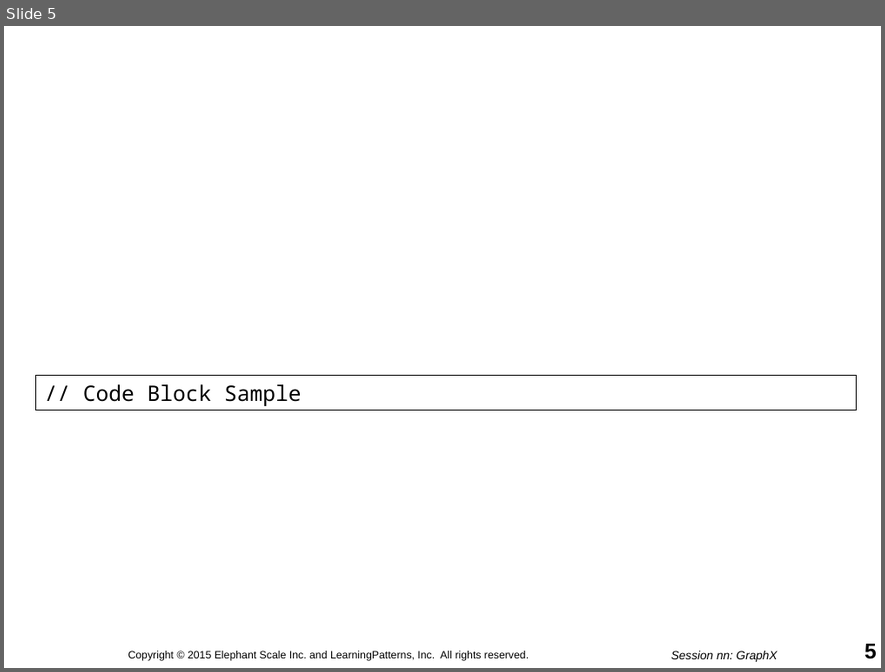
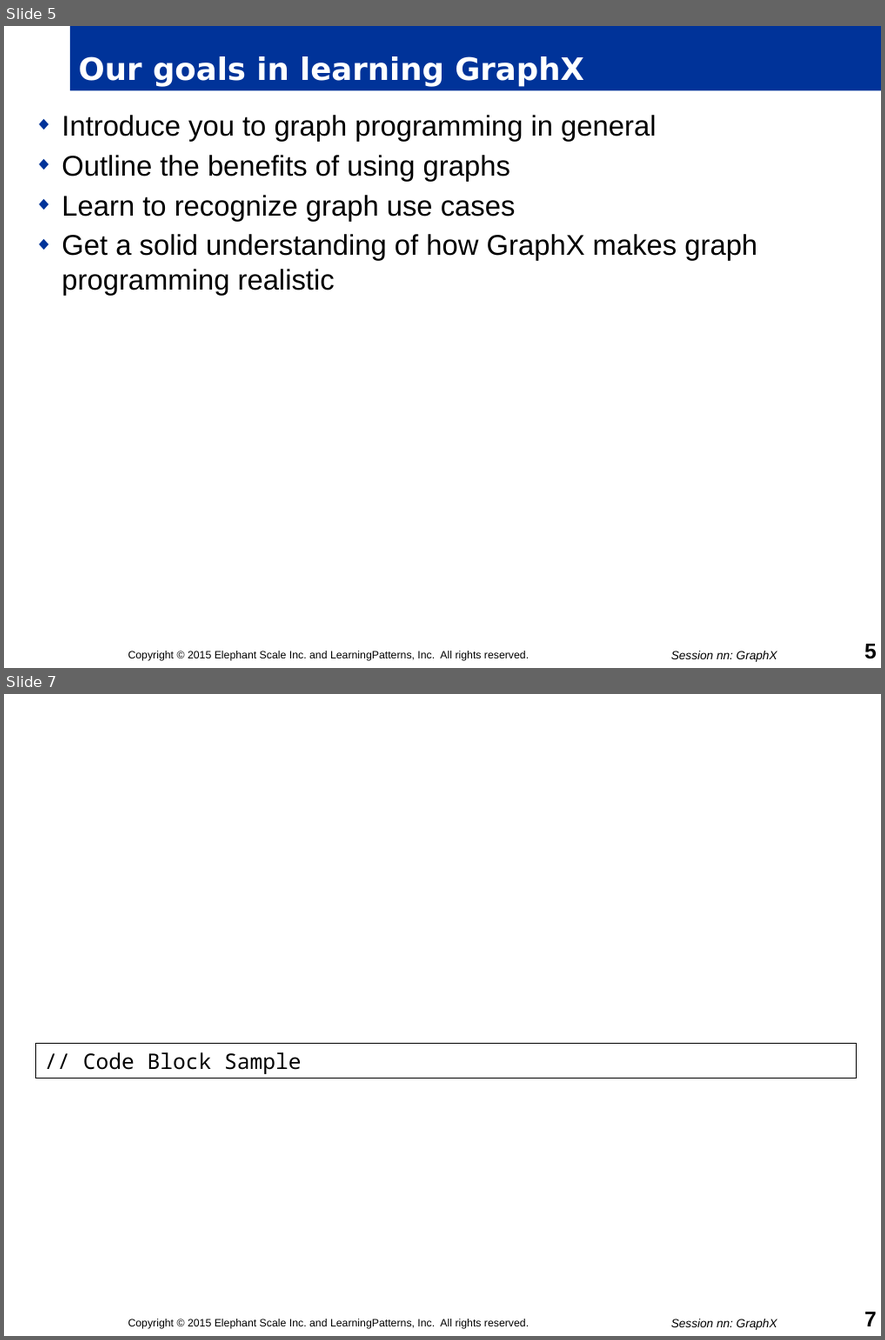
Before and after one commit to mattvinks/spark-labs, a slide deck: slides/nn_GraphX.pptm. Shown one above the other, each under a label of ours: slide 5 before the commit, slides 5 and 7 after it; the slides between them are not shown. The pictures are 885x672 and 885x1340 pixels, drawn with LibreOffice and Linux fonts; fonts in the diff are those of the drawing; background and template pictures are left out. Boxes give left, top, right and bottom in pixels: in the first picture for what was removed or moved away, otherwise in the second. Text is boxed around its words. In the diff, an @@ line names an element or a change of style, - is before the commit and + after.

Commit message:
GraphX start checkin

```diff
--- a/slides/nn_GraphX.pptm
+++ b/slides/nn_GraphX.pptm
@@ slide 5 added at [4,26,881,668], background #FFFFFF @@
@@ title added at [70,26,881,91], fill #003399, 26 pt, text #FFFFFF, bold @@
+Our goals in learning GraphX
@@ text added at [61,115,757,296], 24 pt, text #000000 @@
+◆ Introduce you to graph programming in general
+◆ Outline the benefits of using graphs
+◆ Learn to recognize graph use cases
+◆ Get a solid understanding of how GraphX makes graph programming realistic
@@ text added at [128,651,529,661], 9 pt, text #000000 @@
+Copyright © 2015 Elephant Scale Inc. and LearningPatterns, Inc. All rights reserved.
@@ text added at [671,651,777,662], 10 pt, text #000000, italic @@
+Session nn: GraphX
@@ page number added at [864,644,877,659], 18 pt, text #000000, bold @@
+5
@@ what was slide 5 is now slide 7 @@
@@ page number at [864,1312,877,1326]: text changed @@
-5
+7
```
Also in this commit, not shown: 4 slides changed, 1 other slide added.
